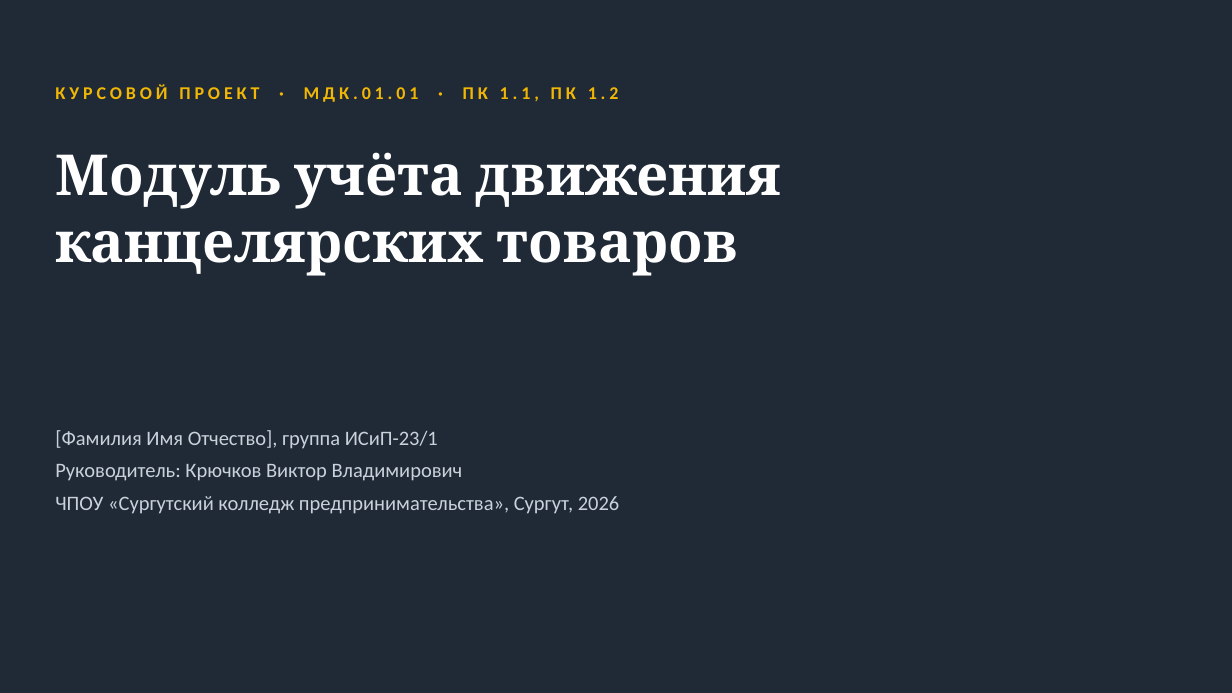
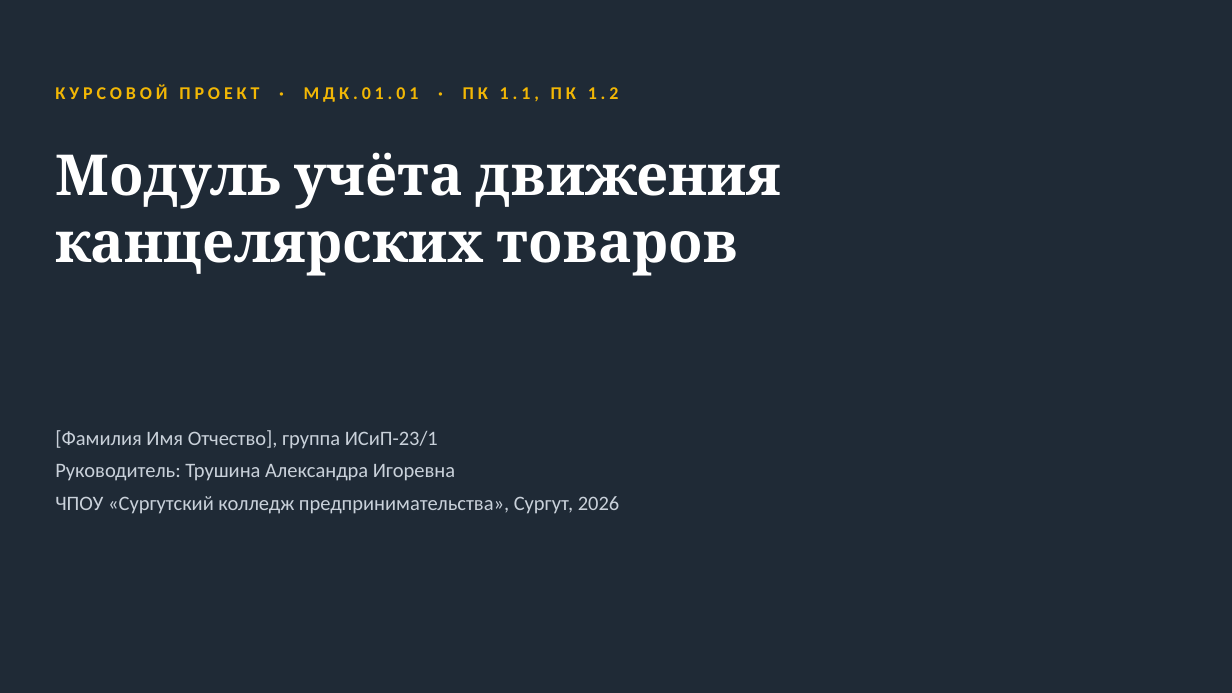
Before and after one commit to Black287234/KP-Vla, a slide deck: slide 1 of docs/presentation/Презентация_учёт_канцтоваров.pptx. Drawn at 1232x693 pixels with LibreOffice and Linux fonts; fonts in the diff are those of the drawing. Boxes give left, top, right and bottom in pixels: in the first picture for what was removed or moved away, otherwise in the second. Text is boxed around its words. In the diff, an @@ line names an element or a change of style, - is before the commit and + after.

```diff
--- a/docs/presentation/Презентация_учёт_канцтоваров.pptx
+++ b/docs/presentation/Презентация_учёт_канцтоваров.pptx
@@ text at [55, 464, 455, 481]: text changed @@
-Руководитель: Крючков Виктор Владимирович
+Руководитель: Трушина Александра Игоревна
```
Also in this commit, not shown: 5 other files.
